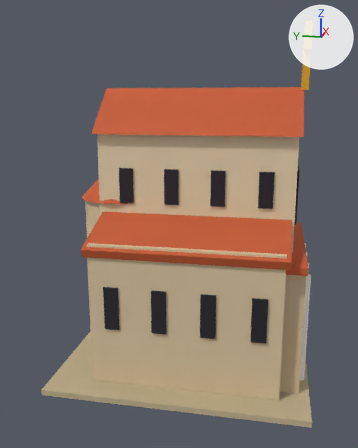
The glTF model rzym3d/godot/modele/bazylika.glb: old version first, new version second.
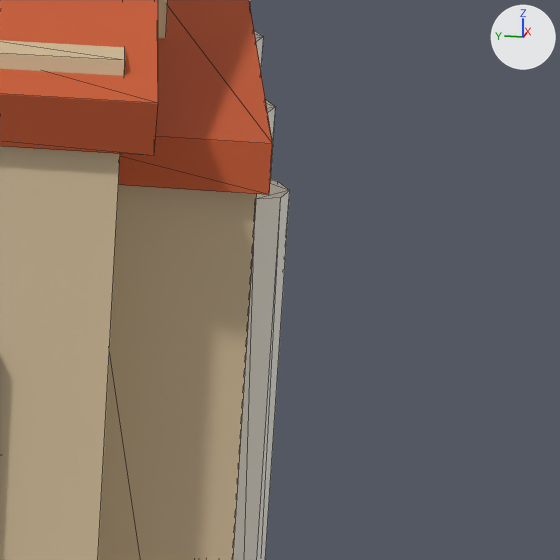
Each version appears first whole from a camera (50 mm lens) standing at (-3.699, -0.623, 1.958) and looking at (-0.072, 0.102, 1.052), and next in a close-up on the part from 75% to 98% of the width and 55% to 74% of the height. Every picture has the same lights, and +X, +Y and +Z are marked at upper right. The older version's two pictures come first. The close-ups show mesh edges as thin lines. Vertices at exactly the same position are counted once.

Names of what the first close-up shows: 'bazylika'.
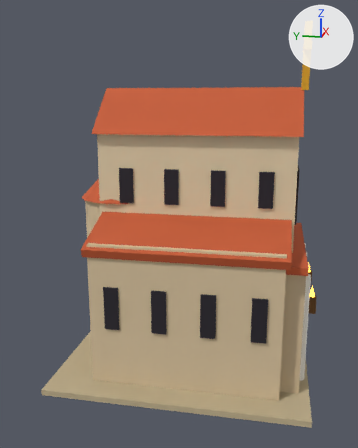
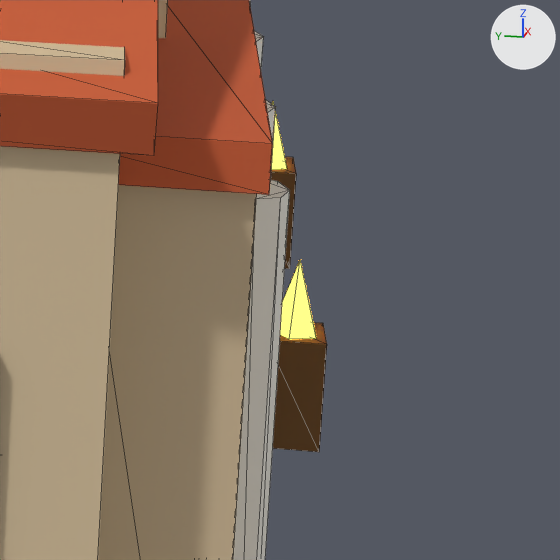
Patch to the scene script:
```diff
--- a/rzym3d/godot/modele/bazylika.glb.py
+++ b/rzym3d/godot/modele/bazylika.glb.py
@@ mat_m_785632 @@
+mat_m_785632 = principled_material('m_785632')
+mat_m_785632.base_color = (0.19, 0.0915, 0.0278)  # brown #79552e
+mat_m_785632.metallic = 0.4
+mat_m_785632.roughness = 0.85
@@ mat_m_ffbe46 @@
+mat_m_ffbe46 = principled_material('m_ffbe46')
+mat_m_ffbe46.base_color = (1.0, 0.523, 0.0582)  # orange #ffbf44
+mat_m_ffbe46.roughness = 0.85
+mat_m_ffbe46.emission_color = (1.0, 0.523, 0.0582)  # orange #ffbf44
+mat_m_ffbe46.emission_strength = 4.0
@@ me_bazylika @@
 # used by ob_bazylika; location = (0.0, 0.0, 0.0)
-me_bazylika.from_pydata(...)  # 386 vertices, 628 faces; spans x -0.9..0.9, y -0.9..0.9, z 0.0..2.49
+me_bazylika.from_pydata(...)  # 402 vertices, 652 faces; spans x -0.9..0.9, y -0.93..0.9, z 0.0..2.49
+# me_bazylika part 1: a new loose piece, a box spanning x -0.3..-0.24, y -0.93..-0.87, z 0.5..0.62, in mat_m_785632 (brown #79552e)
+# me_bazylika part 2: a new loose piece, a box spanning x 0.24..0.3, y -0.93..-0.87, z 0.5..0.62, in mat_m_785632 (brown #79552e)
 me_bazylika.materials.append(mat_m_bcac8a)
@@ me_bazylika @@
 me_bazylika.materials.append(mat_m_e8b63a)
+me_bazylika.materials.append(mat_m_785632)  # brown #79552e
@@ me_anim_ogien_lampa_2 @@
+me_anim_ogien_lampa_2.from_pydata(...)  # a 5-sided cone pointing to +z spanning x -0.0238..0.0238, y -0.0202..0.025, z 0.0..0.08
+me_anim_ogien_lampa_2.materials.append(mat_m_ffbe46)  # orange #ffbf44, glowing orange #ffbf44
@@ ob_anim_ogien_lampa_2 @@
+ob_anim_ogien_lampa_2 = bpy.data.objects.new('anim_ogien_lampa_2', me_anim_ogien_lampa_2)
+ob_anim_ogien_lampa_2.location = (0.27, -0.9, 0.62)
@@ ob_anim_ogien_lampa_0 @@
+ob_anim_ogien_lampa_0 = bpy.data.objects.new('anim_ogien_lampa_0', me_anim_ogien_lampa_2.copy())
+ob_anim_ogien_lampa_0.location = (-0.27, -0.9, 0.62)
```

Where the change shows, as pixel boxes (x1, y1, x2, y2) in the close-ups (560 x 560 px):
'bazylika', reshaped
    before: (0, 0, 290, 560)
    after: (0, 0, 327, 560)
'anim_ogien_lampa_0', added
    after: (280, 260, 316, 339)
'anim_ogien_lampa_2', added
    after: (271, 102, 287, 170)
part 1 of me_bazylika, added (brown)
    after: (273, 322, 327, 452)
part 2 of me_bazylika, added (brown)
    after: (271, 157, 296, 269)
